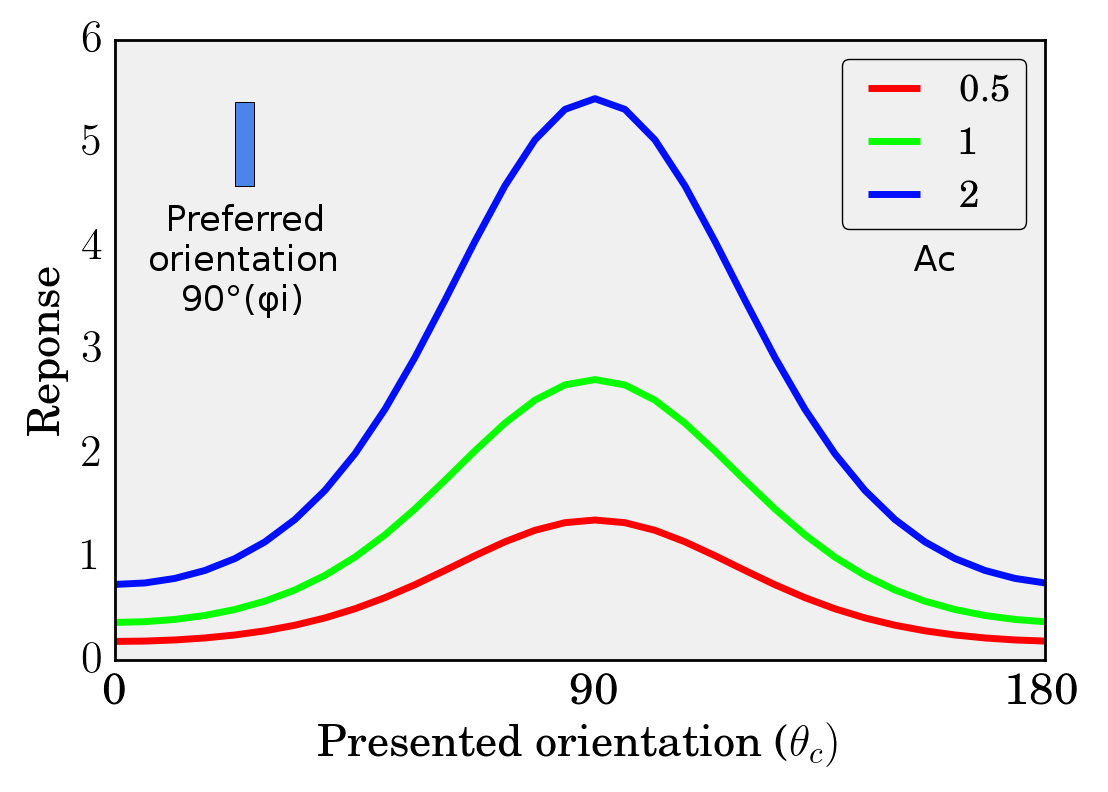
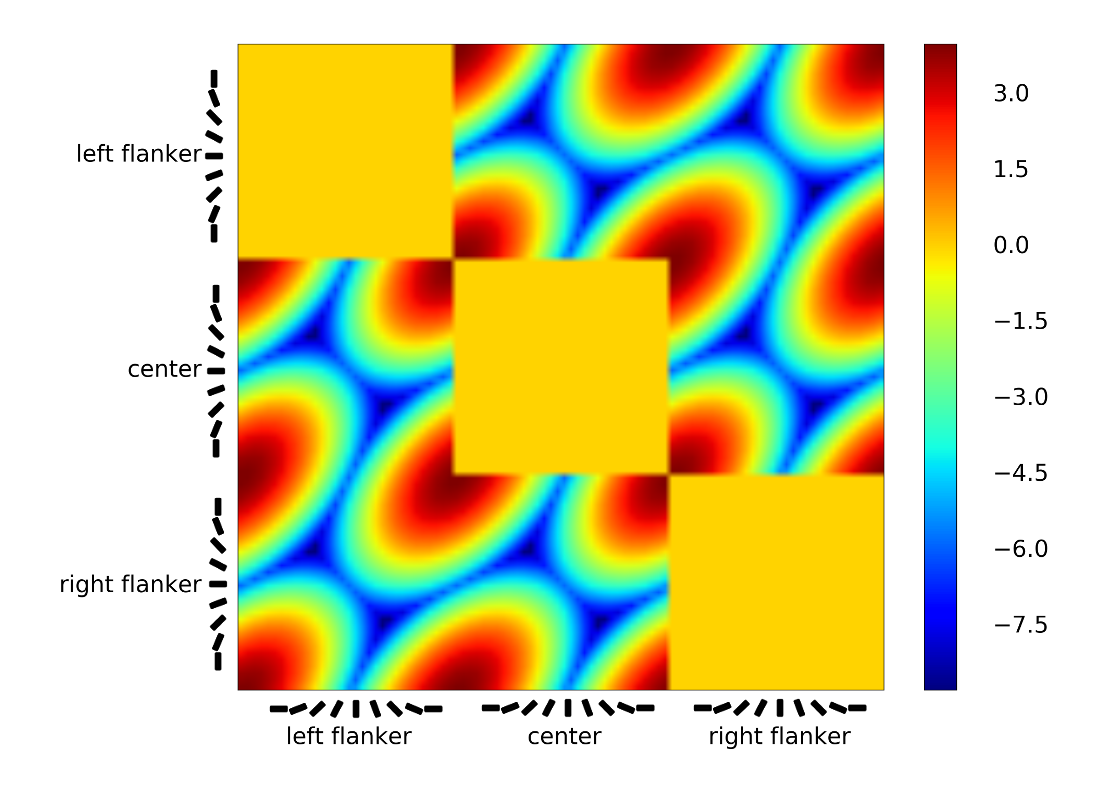
Layers edited between the first and the second 1108px x 792px image:
hid "Preferred ..." over bbox(150, 204, 336, 318)
added layer "Untitled drawing.png copy #5" above "Untitled drawing.png copy #4" over bbox(206, 284, 226, 458)
added layer "Untitled drawing.png copy #4" above "Untitled drawing.png copy #3" over bbox(204, 69, 224, 243)
added layer "Untitled drawing.png copy #3" above "Untitled drawing.png copy #2" over bbox(208, 497, 228, 671)
added layer "Untitled drawing.png copy #2" above "Untitled drawing.png copy" over bbox(269, 699, 443, 719)
added layer "Untitled drawing.png copy" above "Untitled drawing.png" over bbox(693, 698, 867, 718)
added layer "Untitled drawing.png" above "matrix.png #1" over bbox(481, 698, 655, 718)
added layer "matrix.png #1" above "matrix.png" over bbox(54, 39, 1052, 754)
added layer "matrix.png" above "Untitled drawing.png copy #1" over bbox(54, 39, 1052, 754)
added layer "Untitled drawing.png copy #1" above "Untitled drawing (2).png" over bbox(481, 701, 655, 718)
hid "Untitled drawing (3).png" over bbox(235, 102, 255, 187)
hid "Ac" over bbox(914, 245, 954, 271)
hid "misesNumberA.png" over bbox(27, 21, 1077, 767)
hid "misesNumberNeurons.png" over bbox(27, 21, 1077, 767)
hid "misesNumberNeurons2.png" over bbox(27, 21, 1077, 767)
